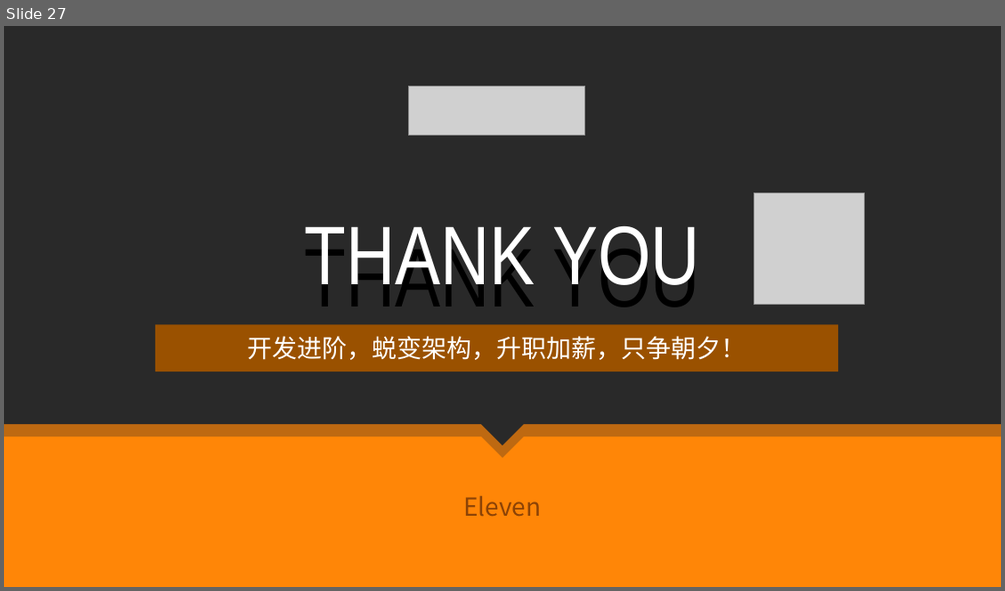
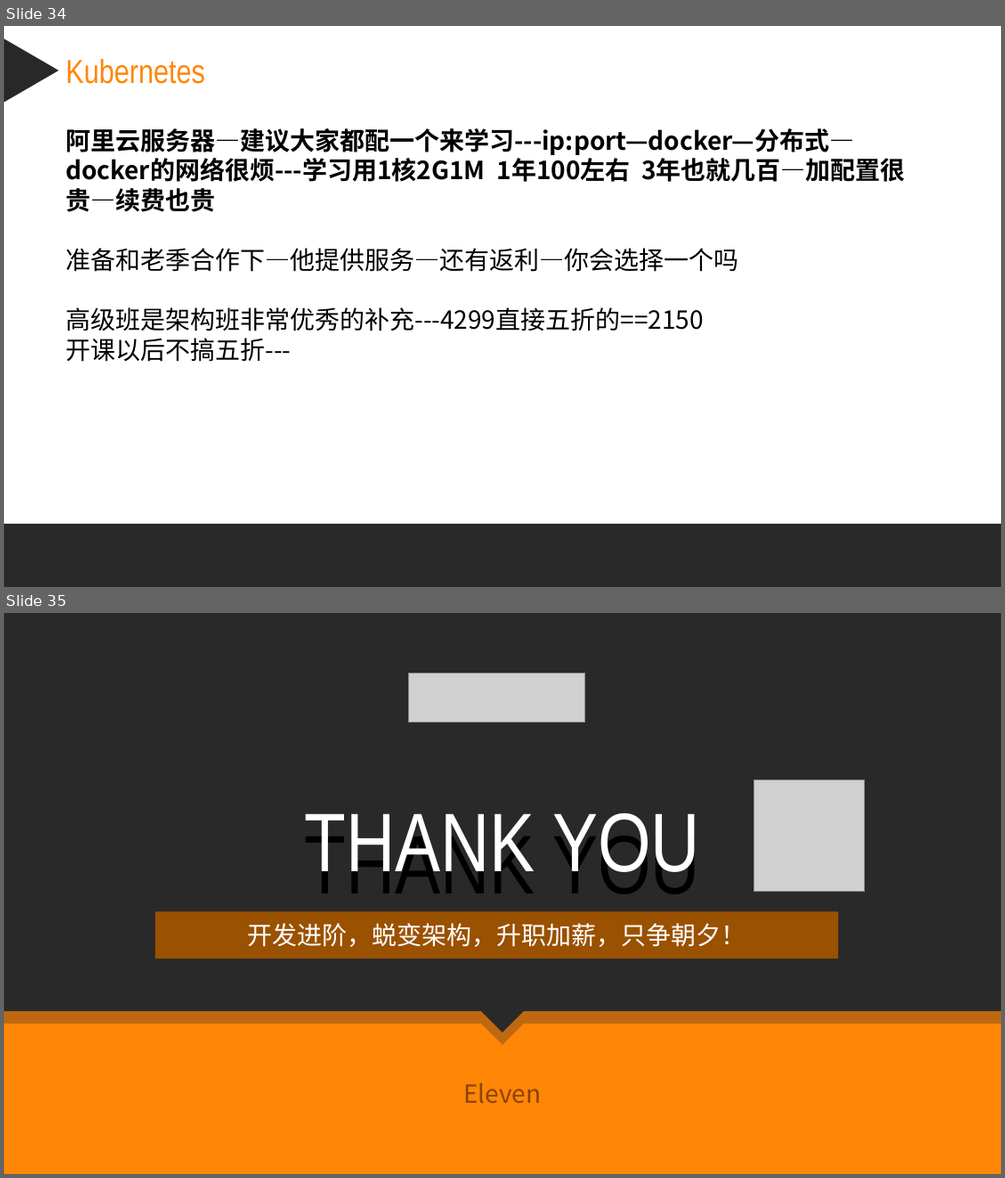
Before and after one commit to zq9999/document, a slide deck: 课件笔记/docker/Docker容器.pptx. Shown one above the other, each under a label of ours: slide 27 before the commit, slides 34 and 35 after it. The pictures are 1005x591 and 1005x1178 pixels, drawn with LibreOffice and Linux fonts; fonts in the diff are those of the drawing; grey boxes stand for pictures. Boxes give left, top, right and bottom in pixels: in the first picture for what was removed or moved away, otherwise in the second. Text is boxed around its words. In the diff, an @@ line names an element or a change of style, - is before the commit and + after.

```diff
--- a/课件笔记/docker/Docker容器.pptx
+++ b/课件笔记/docker/Docker容器.pptx
@@ slide 34 added at (x1=4, y1=26, x2=1001, y2=587), background #FFFFFF @@
@@ triangle added at (x1=5, y1=38, x2=59, y2=103), fill #282828 @@
@@ text added at (x1=65, y1=59, x2=205, y2=84), 24 pt, text #FF8607 @@
+Kubernetes
@@ text added at (x1=65, y1=128, x2=906, y2=362), 18 pt, text #000000, bold @@
+阿里云服务器—建议大家都配一个来学习---ip:port—docker—分布式—docker的网络很烦---学习用1核2G1M 1年100左右 3年也就几百—加配置很贵—续费也贵
+准备和老季合作下—他提供服务—还有返利—你会选择一个吗
+高级班是架构班非常优秀的补充---4299直接五折的==2150
+开课以后不搞五折---
@@ rectangle added at (x1=4, y1=524, x2=1001, y2=587), fill #282828 @@
@@ what was slide 27 is now slide 35 @@
```
Also in this commit, not shown: 10 slides changed, 7 other slides added, 16 other files.
